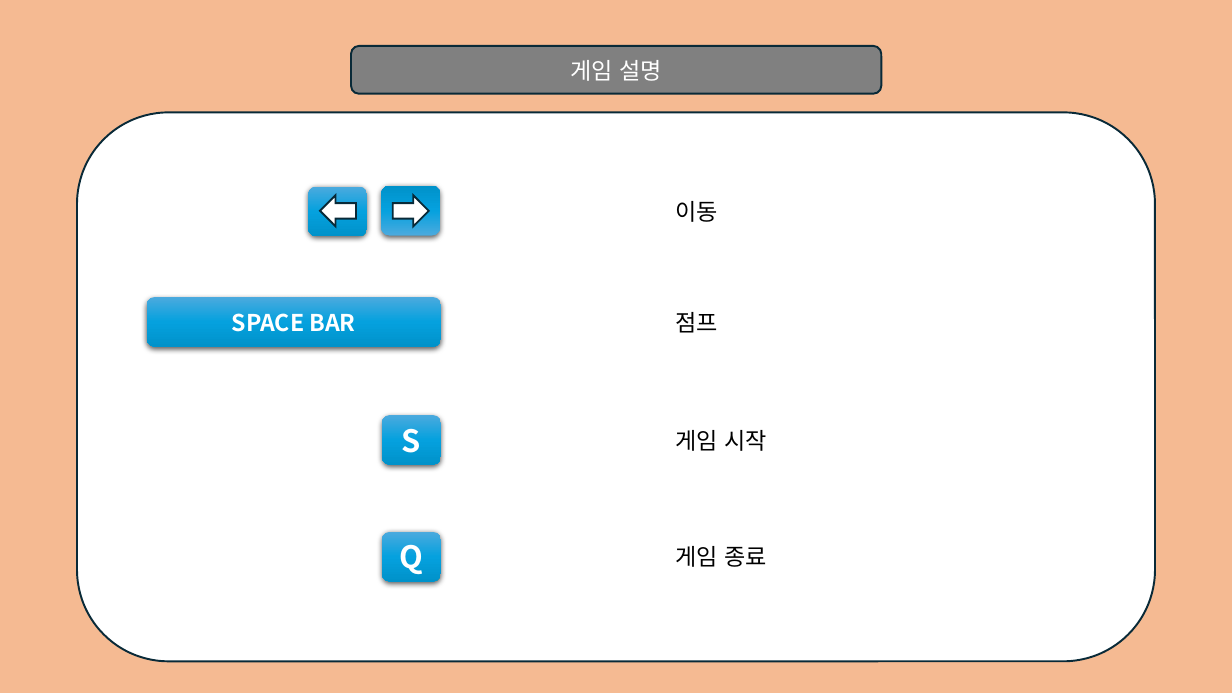
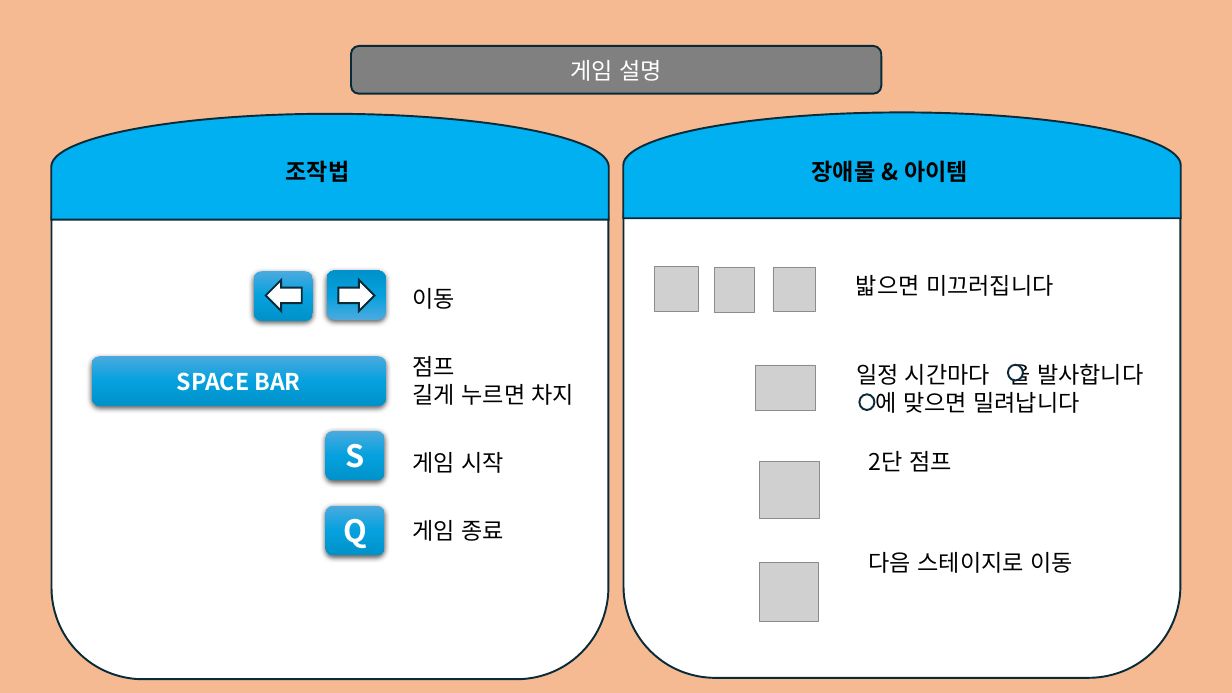
Before and after one commit to SMJ1227/WindowProgrammingTeamProject, a slide deck: slide 4 of ppt.pptx (slide 2 before the commit). Drawn at 1232x693 pixels with LibreOffice and Linux fonts; fonts in the diff are those of the drawing; grey boxes stand for pictures. Boxes give left, top, right and bottom in pixels: in the first picture for what was removed or moved away, otherwise in the second. Text is boxed around its words. In the diff, an @@ line names an element or a change of style, - is before the commit and + after.

Commit message:
ppt

```diff
--- a/ppt.pptx
+++ b/ppt.pptx
@@ flow chart delay added at (52, 114, 609, 220), fill #00B0F0, outline #092A39 1.5 pt @@
@@ flow chart delay added at (624, 112, 1181, 218), fill #00B0F0, outline #092A39 1.5 pt @@
@@ rounded rectangle: place and size @@
-rounded rectangle at (77, 113, 1155, 662)
+rounded rectangle at (52, 130, 609, 679)
@@ rounded rectangle added at (624, 129, 1181, 678), fill #FFFFFF, outline #092A39 1.5 pt @@
@@ text added at (286, 160, 350, 182), 18 pt, text #000000, bold @@
+조작법
@@ text added at (812, 160, 968, 182), 18 pt, text #000000, bold @@
+장애물 & 아이템
@@ picture added at (655, 266, 699, 311) @@
@@ picture added at (714, 267, 755, 312) @@
@@ picture added at (774, 267, 816, 311) @@
@@ 2 rounded rectangles, 2 left arrows: place and size @@
-2 rounded rectangles, 2 left arrows at (308, 186, 440, 237)
+2 rounded rectangles, 2 left arrows at (254, 271, 386, 321)
@@ text "이동": place and size @@
-text "이동" at (675, 201, 718, 222)
+text "이동" at (413, 288, 456, 309)
@@ text added at (856, 275, 1054, 296), 18 pt, text #000000 @@
+밟으면 미끄러집니다
@@ rounded rectangle "SPACE BAR": place and size @@
-rounded rectangle "SPACE BAR" at (147, 297, 442, 347)
+rounded rectangle "SPACE BAR" at (91, 356, 386, 406)
@@ text "점프": place and size @@
-text "점프" at (675, 312, 718, 333)
+text "점프" at (413, 356, 575, 405)
@@ text at (413, 384, 575, 405): paragraph added @@
+길게 누르면 차지
@@ picture added at (756, 365, 816, 410) @@
@@ text added at (856, 363, 1143, 413), 18 pt, text #000000 @@
+일정 시간마다 을 발사합니다
+에 맞으면 밀려납니다
@@ ellipse added at (1008, 365, 1023, 381), fill #FFFFFF, outline #092A39 1.5 pt @@
@@ ellipse added at (860, 395, 874, 410), fill #FFFFFF, outline #092A39 1.5 pt @@
@@ rounded rectangle "S": place and size @@
-rounded rectangle "S" at (382, 415, 441, 465)
+rounded rectangle "S" at (325, 431, 384, 481)
@@ text "게임 시작": place and size @@
-text "게임 시작" at (675, 430, 767, 451)
+text "게임 시작" at (413, 452, 504, 473)
@@ picture added at (760, 462, 820, 519) @@
@@ text added at (869, 451, 952, 472), 18 pt, text #000000 @@
+2단 점프
@@ rounded rectangle "Q": place and size @@
-rounded rectangle "Q" at (382, 532, 441, 582)
+rounded rectangle "Q" at (325, 506, 384, 555)
@@ text "게임 종료": place and size @@
-text "게임 종료" at (675, 546, 767, 567)
+text "게임 종료" at (413, 520, 504, 541)
@@ picture added at (760, 563, 819, 622) @@
@@ text added at (869, 552, 1073, 573), 18 pt, text #000000 @@
+다음 스테이지로 이동
```
Also in this commit, not shown: 3 slides added, 2 slides removed.
